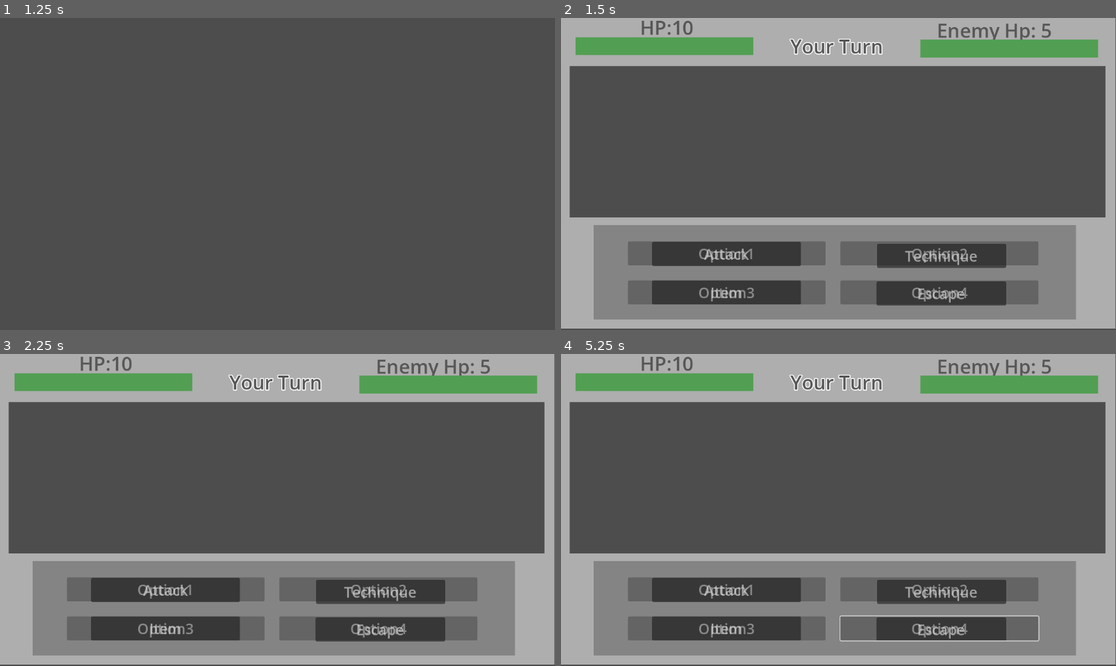
Above: before the commit, frames 1-4 (two rows, left to right).
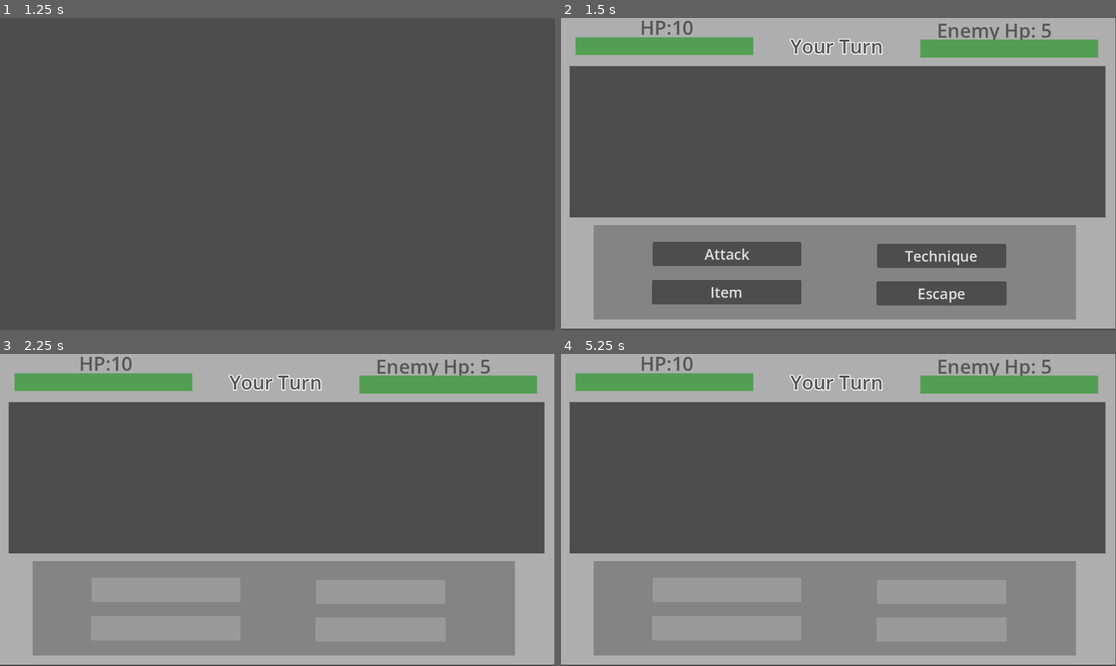
Above: after the commit, the same moments.

Repository: harrilo-boop/Final-design
Game: Godot game, scene res://scenes/overworld.tscn
Same seed, same stepped clock (60 frames per second), same inputs: the game is played once before the commit and once after it.
Inputs (mouse positions are in pixels of both pictures, inside the frame that each line leads up to):
- Up to frame 1 (1.25 s): tap Enter at 0.5 s; hold D (ui_right) from 0.53 s (still down)
- Up to frame 2 (1.5 s): tap Space at 1.25 s; release D (ui_right) at 1.28 s; hold S (ui_down) from 1.28 s (still down)
- Up to frame 3 (2.25 s): release S (ui_down) at 2 s; click "Technique" at 2 s
- Up to frame 4 (5.25 s): click (727, 591) at 2.75 s, where only the run before the commit has a clickable "Attack"; click (727, 628) at 3.5 s, where only the run before the commit has a clickable "Item"; click (943, 628) at 4.25 s, where only the run before the commit has a clickable "Escape"; hold D (ui_right) from 5.03 s (still down)

Frame 1 is identical in both runs. In frame 2, 4.3% of the frame differs, in the area x 12-86%, y 71-92%; in frame 3, 11%; in frame 4, 11%, in the area x 12-87%, y 71-93%.

Commit message:
Technique system started
Making the technique system so player can use other skill to attack enemy but not just only basic attack

Diff:
--- /dev/null
+++ b/final-project/resources/Tech/Fire_tech1.tres
@@ -0,0 +1,10 @@
+[gd_resource type="Resource" script_class="tech_resource" format=3 uid="uid://pt3lpxpf8yoo"]
+
+[ext_resource type="Script" uid="uid://cdhyyklnof0xc" path="res://script/tech_resource.gd" id="1_rc4ei"]
+
+[resource]
+script = ExtResource("1_rc4ei")
+tech_name = "Flame"
+tech_atk = 3
+tech_tp = 2
+metadata/_custom_type_script = "uid://cdhyyklnof0xc"
--- /dev/null
+++ b/final-project/resources/Tech/Heal_tech1.tres
@@ -0,0 +1,12 @@
+[gd_resource type="Resource" script_class="tech_resource" format=3 uid="uid://dkm30wdboqnhn"]
+
+[ext_resource type="Script" uid="uid://cdhyyklnof0xc" path="res://script/tech_resource.gd" id="1_1pffe"]
+
+[resource]
+script = ExtResource("1_1pffe")
+tech_name = "Heal (Low)"
+abiliy = 5
+tech_atk = 0
+tech_hp = 4
+tech_tp = 4
+metadata/_custom_type_script = "uid://cdhyyklnof0xc"
--- /dev/null
+++ b/final-project/resources/Tech/Water_tech1.tres
@@ -0,0 +1,10 @@
+[gd_resource type="Resource" script_class="tech_resource" format=3 uid="uid://dhhwbnh3q3ph4"]
+
+[ext_resource type="Script" uid="uid://cdhyyklnof0xc" path="res://script/tech_resource.gd" id="1_7g5os"]
+
+[resource]
+script = ExtResource("1_7g5os")
+tech_name = "Water ball"
+abiliy = 1
+tech_atk = 2
+metadata/_custom_type_script = "uid://cdhyyklnof0xc"
--- /dev/null
+++ b/final-project/resources/Tech/Wind_tech1.tres
@@ -0,0 +1,11 @@
+[gd_resource type="Resource" script_class="tech_resource" format=3 uid="uid://blgxb611kfmh2"]
+
+[ext_resource type="Script" uid="uid://cdhyyklnof0xc" path="res://script/tech_resource.gd" id="1_pix6e"]
+
+[resource]
+script = ExtResource("1_pix6e")
+tech_name = "Heal (Low)"
+abiliy = 5
+tech_atk = 0
+tech_tp = 4
+metadata/_custom_type_script = "uid://cdhyyklnof0xc"
--- a/final-project/scenes/In_battle.tscn
+++ b/final-project/scenes/In_battle.tscn
@@ -17,7 +17,15 @@
 [sub_resource type="StyleBoxFlat" id="StyleBoxFlat_vqpje"]
 bg_color = Color(0.3215886, 0.6243723, 0.32544625, 1)
 
-[node name="Node2D" type="Node2D" unique_id=1501097680 node_paths=PackedStringArray("turn_label", "hp_ui", "enemy_ui", "change_turn", "player_bar", "enemy_bar", "attack_button", "technique_button", "option_1", "option_2", "option_3", "option_4")]
+[sub_resource type="StyleBoxFlat" id="StyleBoxFlat_acoj8"]
+
+[sub_resource type="StyleBoxFlat" id="StyleBoxFlat_4ebmv"]
+
+[sub_resource type="StyleBoxFlat" id="StyleBoxFlat_17rcu"]
+
+[sub_resource type="StyleBoxFlat" id="StyleBoxFlat_i4isp"]
+
+[node name="Node2D" type="Node2D" unique_id=1501097680 node_paths=PackedStringArray("turn_label", "hp_ui", "enemy_ui", "change_turn", "player_bar", "enemy_bar", "attack_button", "technique_button", "item_button", "escape_button", "option_1", "option_2", "option_3", "option_4")]
 script = ExtResource("1_acoj8")
 turn_label = NodePath("Stats_UI/Turn_label")
 hp_ui = NodePath("Stats_UI/Playerhp_label")
@@ -27,6 +35,8 @@
 enemy_bar = NodePath("Stats_UI/Enemyhp")
 attack_button = NodePath("Options_button/Attack_button/Attack")
 technique_button = NodePath("Options_button/Tech_button/Tech")
+item_button = NodePath("Options_button/Item_button/Item")
+escape_button = NodePath("Options_button/Escape_button/Escape")
 option_1 = NodePath("Tech_options/Option1_button/Option1")
 option_2 = NodePath("Tech_options/Option2_button/Option2")
 option_3 = NodePath("Tech_options/Option3_button/Option3")
@@ -123,12 +133,13 @@
 offset_right = 1153.0
 offset_bottom = 645.0
 
-[node name="Attack_button" type="VBoxContainer" parent="Options_button" unique_id=1634632411]
-layout_mode = 0
-offset_left = 188.0
+[node name="Attack_button" type="PanelContainer" parent="Options_button" unique_id=1283688561]
+layout_mode = 0
+offset_left = 189.0
 offset_top = 468.0
-offset_right = 497.0
-offset_bottom = 513.0
+offset_right = 498.0
+offset_bottom = 518.0
+theme_override_styles/panel = SubResource("StyleBoxFlat_acoj8")
 
 [node name="Attack" type="Button" parent="Options_button/Attack_button" unique_id=993049186]
 light_mask = 2
@@ -136,12 +147,13 @@
 theme_override_font_sizes/font_size = 30
 text = "Attack"
 
-[node name="Tech_button" type="VBoxContainer" parent="Options_button" unique_id=1166125510]
+[node name="Tech_button" type="PanelContainer" parent="Options_button" unique_id=722236232]
 layout_mode = 0
 offset_left = 655.0
 offset_top = 472.0
 offset_right = 923.0
 offset_bottom = 522.0
+theme_override_styles/panel = SubResource("StyleBoxFlat_4ebmv")
 
 [node name="Tech" type="Button" parent="Options_button/Tech_button" unique_id=1098732909]
 layout_mode = 2
@@ -149,12 +161,13 @@
 text = "Technique
 "
 
-[node name="Item_button" type="VBoxContainer" parent="Options_button" unique_id=452750976]
+[node name="Item_button" type="PanelContainer" parent="Options_button" unique_id=239581285]
 layout_mode = 0
 offset_left = 188.0
-offset_top = 548.0
-offset_right = 497.0
-offset_bottom = 602.0
+offset_top = 547.0
+offset_right = 498.0
+offset_bottom = 598.0
+theme_override_styles/panel = SubResource("StyleBoxFlat_17rcu")
 
 [node name="Item" type="Button" parent="Options_button/Item_button" unique_id=1580386765]
 layout_mode = 2
@@ -162,12 +175,13 @@
 text = "Item
 "
 
-[node name="Escape_button" type="VBoxContainer" parent="Options_button" unique_id=1507830194]
+[node name="Escape_button" type="PanelContainer" parent="Options_button" unique_id=252714309]
 layout_mode = 0
 offset_left = 654.0
 offset_top = 550.0
-offset_right = 923.0
+offset_right = 924.0
 offset_bottom = 600.0
+theme_override_styles/panel = SubResource("StyleBoxFlat_i4isp")
 
 [node name="Escape" type="Button" parent="Options_button/Escape_button" unique_id=137392479]
 layout_mode = 2
@@ -175,6 +189,7 @@
 text = "Escape"
 
 [node name="Tech_options" type="Control" parent="." unique_id=445906618]
+visible = false
 layout_mode = 3
 anchors_preset = 0
 offset_left = 102.0
@@ -182,7 +197,7 @@
 offset_right = 1033.0
 offset_bottom = 626.0
 
-[node name="Option1_button" type="VBoxContainer" parent="Tech_options" unique_id=1694246537]
+[node name="Option1_button" type="PanelContainer" parent="Tech_options" unique_id=668214016]
 layout_mode = 0
 offset_left = 37.0
 offset_top = 34.0
@@ -195,12 +210,12 @@
 disabled = true
 text = "Option1"
 
-[node name="Option2_button" type="VBoxContainer" parent="Tech_options" unique_id=1716487616]
+[node name="Option2_button" type="PanelContainer" parent="Tech_options" unique_id=375338635]
 layout_mode = 0
 offset_left = 478.0
 offset_top = 34.0
 offset_right = 889.0
-offset_bottom = 87.0
+offset_bottom = 85.0
 
 [node name="Option2" type="Button" parent="Tech_options/Option2_button" unique_id=2138890355]
 layout_mode = 2
@@ -208,7 +223,7 @@
 disabled = true
 text = "Option2"
 
-[node name="Option3_button" type="VBoxContainer" parent="Tech_options" unique_id=120738379]
+[node name="Option3_button" type="PanelContainer" parent="Tech_options" unique_id=1996222225]
 layout_mode = 0
 offset_left = 37.0
 offset_top = 115.0
@@ -222,9 +237,9 @@
 text = "Option3
 "
 
-[node name="Option4_button" type="VBoxContainer" parent="Tech_options" unique_id=165370390]
-layout_mode = 0
-offset_left = 478.0
+[node name="Option4_button" type="PanelContainer" parent="Tech_options" unique_id=781572589]
+layout_mode = 0
+offset_left = 479.0
 offset_top = 115.0
 offset_right = 889.0
 offset_bottom = 165.0
@@ -237,3 +252,4 @@
 
 [connection signal="timeout" from="Change_turn" to="." method="_enemy_turn"]
 [connection signal="pressed" from="Options_button/Attack_button/Attack" to="." method="_attack_choose"]
+[connection signal="pressed" from="Options_button/Tech_button/Tech" to="." method="_on_tech_pressed"]
--- a/final-project/scenes/Pause_menu.tscn
+++ b/final-project/scenes/Pause_menu.tscn
@@ -66,10 +66,7 @@
 offset_right = 371.0
 offset_bottom = 226.0
 
-[node name="VBoxContainer" type="VBoxContainer" parent="Resume_button" unique_id=1139522574]
-layout_mode = 2
-
-[node name="Button" type="Button" parent="Resume_button/VBoxContainer" unique_id=2083115308]
+[node name="Button" type="Button" parent="Resume_button" unique_id=2083115308]
 layout_mode = 2
 
 [node name="Stats_button" type="PanelContainer" parent="." unique_id=1626214296]
@@ -79,8 +76,5 @@
 offset_right = 371.0
 offset_bottom = 362.0
 
-[node name="VBoxContainer" type="VBoxContainer" parent="Stats_button" unique_id=1284962599]
+[node name="Button" type="Button" parent="Stats_button" unique_id=1439874625]
 layout_mode = 2
-
-[node name="Button" type="Button" parent="Stats_button/VBoxContainer" unique_id=1439874625]
-layout_mode = 2
--- a/final-project/script/battle.gd
+++ b/final-project/script/battle.gd
@@ -13,7 +13,7 @@
 #Enemy variables
 var enemy_hp: int = 5
 var max_enemy_hp:int = 5
-var enemy_atk:int = 2
+var enemy_atk:int = 1
 var enemy_def:int = 0
 #Other options button variables
 
@@ -28,8 +28,12 @@
 @export var change_turn: Timer
 @export var player_bar: ProgressBar
 @export var enemy_bar: ProgressBar
+#The options button of battle
 @export var attack_button: Button
 @export var technique_button: Button
+@export var item_button: Button
+@export var escape_button: Button
+#The options button of technique bar
 @export var option_1: Button
 @export var option_2: Button
 @export var option_3: Button
@@ -50,6 +54,10 @@
 	enemy_bar.max_value = max_enemy_hp
 	enemy_bar.value = enemy_hp
 	hp_ui.text = "HP:" + str(player_hp)
+	option_1.hide()
+	option_2.hide()
+	option_3.hide()
+	option_4.hide()
 
 func _attack_choose() -> void:
 	if player_turn == true and enemy_turn == false:
@@ -87,3 +95,14 @@
 	Global.battle_hp_update(total_damage_atk)
 	Global.battle_xp_update(xp_earn)
 	get_tree().call_deferred("change_scene_to_file", "res://scenes/overworld.tscn")
+
+
+func _on_tech_pressed() -> void:
+	attack_button.hide()
+	technique_button.hide()
+	item_button.hide()
+	escape_button.hide()
+	option_1.show()
+	option_2.show()
+	option_3.show()
+	option_4.show()
--- a/final-project/script/global.gd
+++ b/final-project/script/global.gd
@@ -10,6 +10,9 @@
 var max_tp:int = 20
 var weapon_atk:int = 2
 var armor_def:int = 1
+
+#Player's tech options
+#HOLD IT---------------
 
 #Player's experience system
 var player_xp:int = 0
@@ -27,7 +30,7 @@
 var max_enemy_hp:int = 5
 
 #Enemy's stats
-var enemy_atk:int = 1
+var enemy_atk:int = 2
 var enemy_def:int = 0
 
 var current_level:int = 0
--- a/final-project/script/player.gd
+++ b/final-project/script/player.gd
@@ -19,11 +19,7 @@
 	sword_area.monitoring = false
 	sword_collision.disabled = true
 	hitbox_offset = sword_area.position
-	if Global.last_position != Vector2.ZERO:
-		global_position = Global.last_position
-		Global.last_position = Vector2.ZERO
-
-
+	Global.last_position = Vector2.ZERO
 
 func _process(delta: float) -> void:
 	move_player()
@@ -83,6 +79,9 @@
 	get_tree().call_deferred("change_scene_to_file", "res://scenes/In_battle.tscn")
 	#Enter a battle and change the scene
 
-
 func _attack_timeout() -> void:
 	end_attack()
+
+func _to_town(body: Node2D) -> void:
+	if body is CharacterBody2D:
+		get_tree().call_deferred("change_scene_to_file", "res://scenes/Town.tscn")
--- /dev/null
+++ b/final-project/script/tech_resource.gd
@@ -0,0 +1,10 @@
+extends Resource
+class_name tech_resource
+
+@export var tech_name: String
+@export var abiliy: abilities
+@export var tech_atk:int = 1
+@export var tech_hp:int = 0
+@export var tech_tp:int = 1
+
+enum abilities{Fire, Water, Electric, Wind, support, heal}
--- a/final-project/script/town.gd
+++ b/final-project/script/town.gd
@@ -20,7 +20,7 @@
 #Method for player to leave town(Changing scene)
 func _leave_town(body: Node2D) -> void:
 	if body is CharacterBody2D:
-		get_tree().call_deferred("change_scene_to_file", "res://scenes/main.tscn")
+		get_tree().call_deferred("change_scene_to_file", "res://scenes/overworld.tscn")
 
 #IMPROVEMENT FOR FUNCTION BELOW
 #Checking where the player is
Not shown, added: final-project/script/tech_resource.gd.uid
